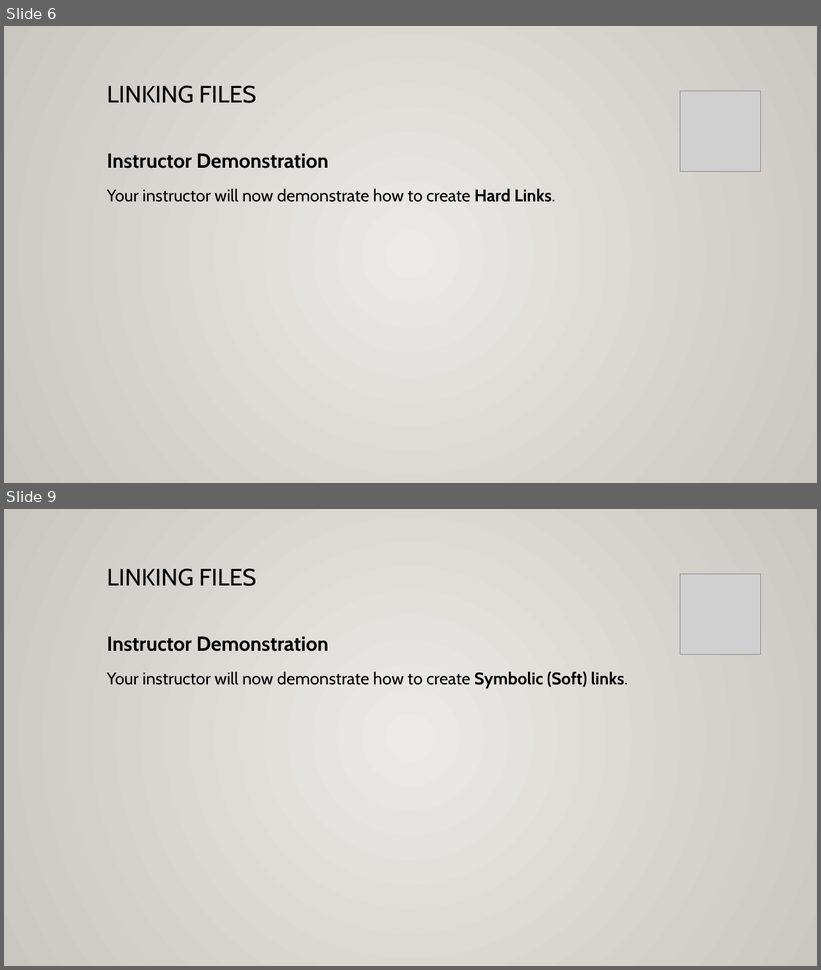
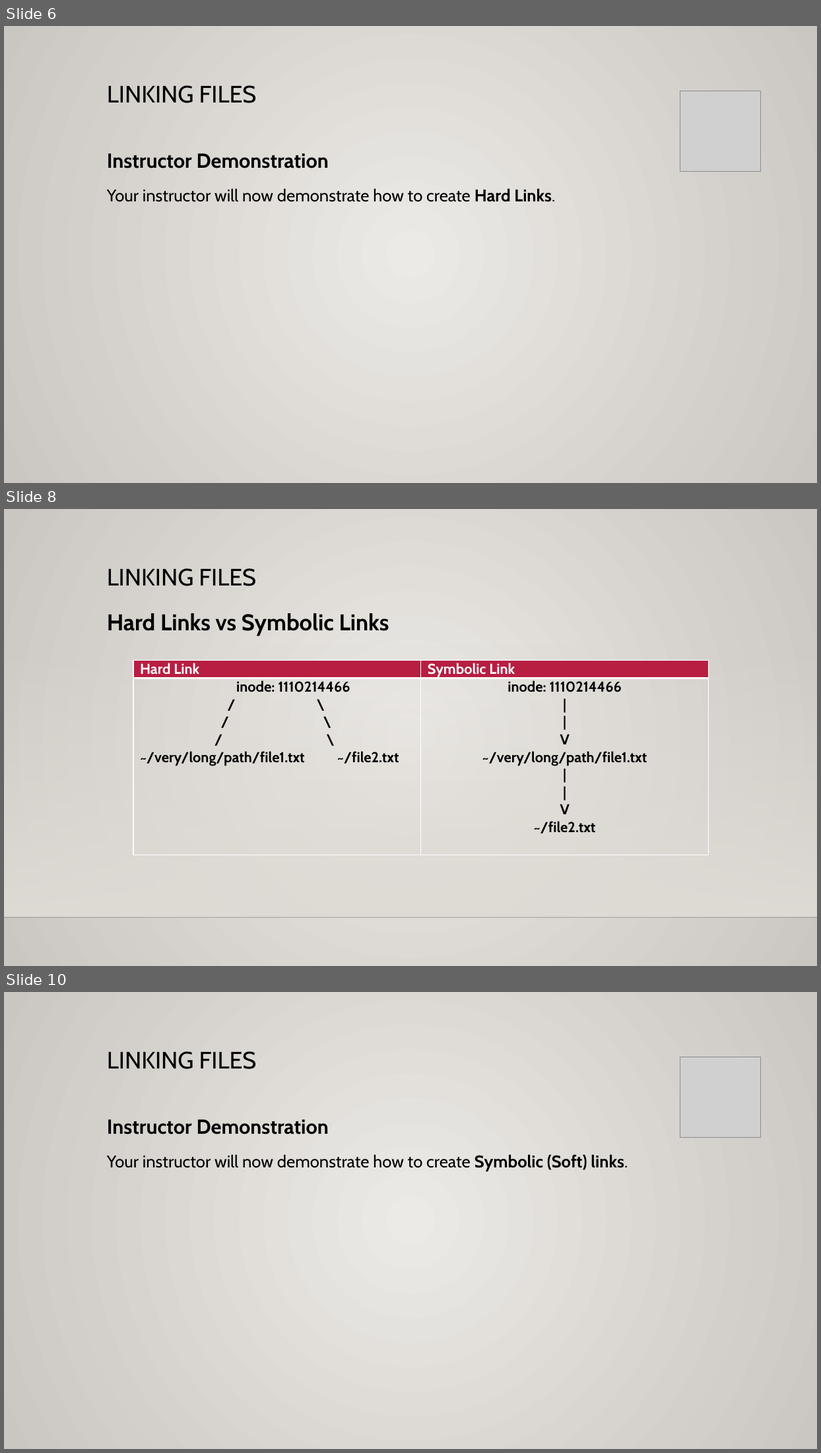
Before and after one commit to ULI101/slides, a slide deck: ULI101-8.1.pptx. Shown one above the other, each under a label of ours: slides 6 and 9 before the commit, slides 6, 8 and 10 after it; the slides between them are not shown. The pictures are 821x970 and 821x1453 pixels, drawn with LibreOffice and Linux fonts; fonts in the diff are those of the drawing; grey boxes stand for pictures; background and template pictures are left out. Boxes give left, top, right and bottom in pixels: in the first picture for what was removed or moved away, otherwise in the second. Text is boxed around its words. In the diff, an @@ line names an element or a change of style, - is before the commit and + after.

Commit message:
Adds diagram of Hard Links VS Symbolic (slide 8).

```diff
--- a/ULI101-8.1.pptx
+++ b/ULI101-8.1.pptx
@@ slide 8 added at [4, 509, 817, 966], background gradient #ECEAE7 to #CAC7C1 @@
@@ text added at [107, 568, 256, 586], 28 pt, text #000000 @@
+LINKING FILES
@@ text added at [107, 613, 389, 636], 26.9 pt, text #000000, bold @@
+Hard Links vs Symbolic Links
@@ rectangle added at [4, 644, 817, 918], fill gradient #DFDBD5 @@
@@ table added at [133, 660, 709, 855], 2 rows, 2 columns @@
+Hard Link | Symbolic Link
+inode: 1110214466 / / \ / / \ / / \ ~/very/long/path/file1.txt ~/file2.txt | inode: 1110214466 / | / | / V / ~/very/long/path/file1.txt / | / | / V / ~/file2.txt
@@ line added from (4, 918) to (817, 918), #000001 1 pt @@
@@ what was slide 9 is now slide 10 @@
```
Also in this commit, not shown: 8 slides changed.
